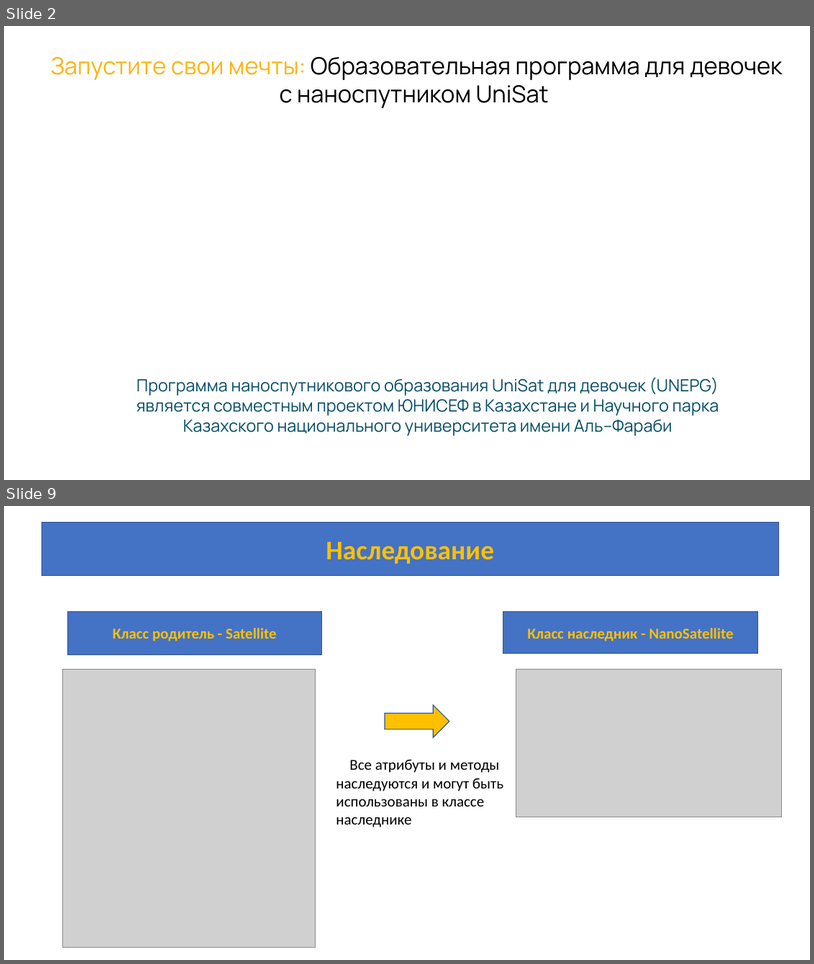
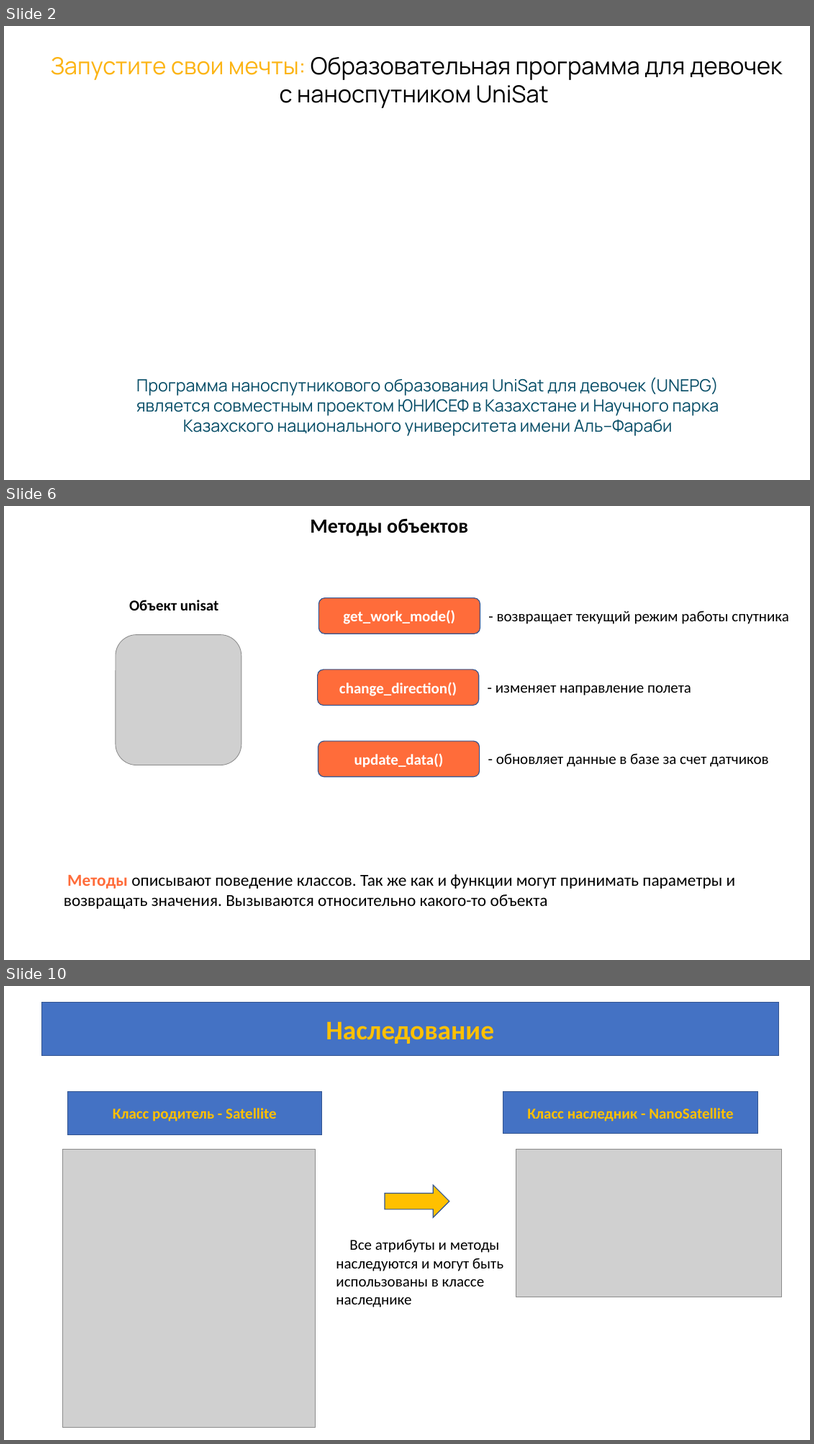
Before and after one commit to azamat7087/python_lessons_ver.2, a slide deck: lesson 7/Lesson_7.pptx. Shown one above the other, each under a label of ours: slides 2 and 9 before the commit, slides 2, 6 and 10 after it; the slides between them are not shown. The pictures are 814x964 and 814x1444 pixels, drawn with LibreOffice and Linux fonts; fonts in the diff are those of the drawing; grey boxes stand for pictures; background and template pictures are left out. Boxes give left, top, right and bottom in pixels: in the first picture for what was removed or moved away, otherwise in the second. Text is boxed around its words. In the diff, an @@ line names an element or a change of style, - is before the commit and + after.

```diff
--- a/lesson 7/Lesson_7.pptx
+++ b/lesson 7/Lesson_7.pptx
@@ slide 6 added at <box>4,506,810,960</box>, background #FFFFFF @@
@@ text added at <box>310,518,468,536</box>, 24 pt, text #000000, bold @@
+Методы объектов
@@ text added at <box>129,600,219,610</box>, 18 pt, text #000000, bold @@
+Объект unisat
@@ rounded rectangle added at <box>319,598,481,633</box>, fill #FF6C3A, outline #325491 1 pt, 18 pt, text #FFFFFF, bold @@
+get_work_mode()
@@ text added at <box>497,610,789,624</box>, 18 pt, text #000000 @@
+- возвращает текущий режим работы спутника
@@ picture added at <box>116,635,241,765</box> @@
@@ rounded rectangle added at <box>318,669,479,705</box>, fill #FF6C3A, outline #325491 1 pt, 18 pt, text #FFFFFF, bold @@
+change_direction()
@@ text added at <box>496,685,692,695</box>, 18 pt, text #000000 @@
+- изменяет направление полета
@@ rounded rectangle added at <box>319,741,480,777</box>, fill #FF6C3A, outline #325491 1 pt, 18 pt, text #FFFFFF, bold @@
+update_data()
@@ text added at <box>496,753,769,767</box>, 18 pt, text #000000 @@
+- обновляет данные в базе за счет датчиков
@@ text added at <box>64,874,736,908</box>, 20 pt, text #000000 @@
+Методы описывают поведение классов. Так же как и функции могут принимать параметры и возвращать значения. Вызываются относительно какого-то объекта
@@ what was slide 9 is now slide 10 @@
```
Also in this commit, not shown: 1 slide changed, 6 other slides added.
